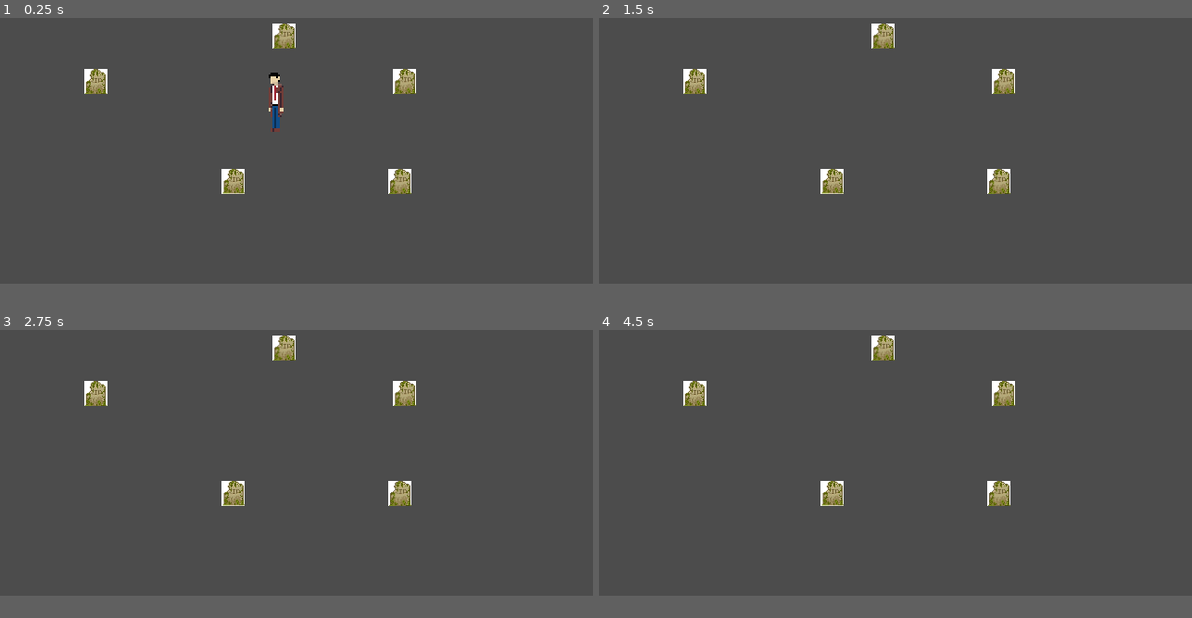
Above: before the commit, frames 1-4 (two rows, left to right).
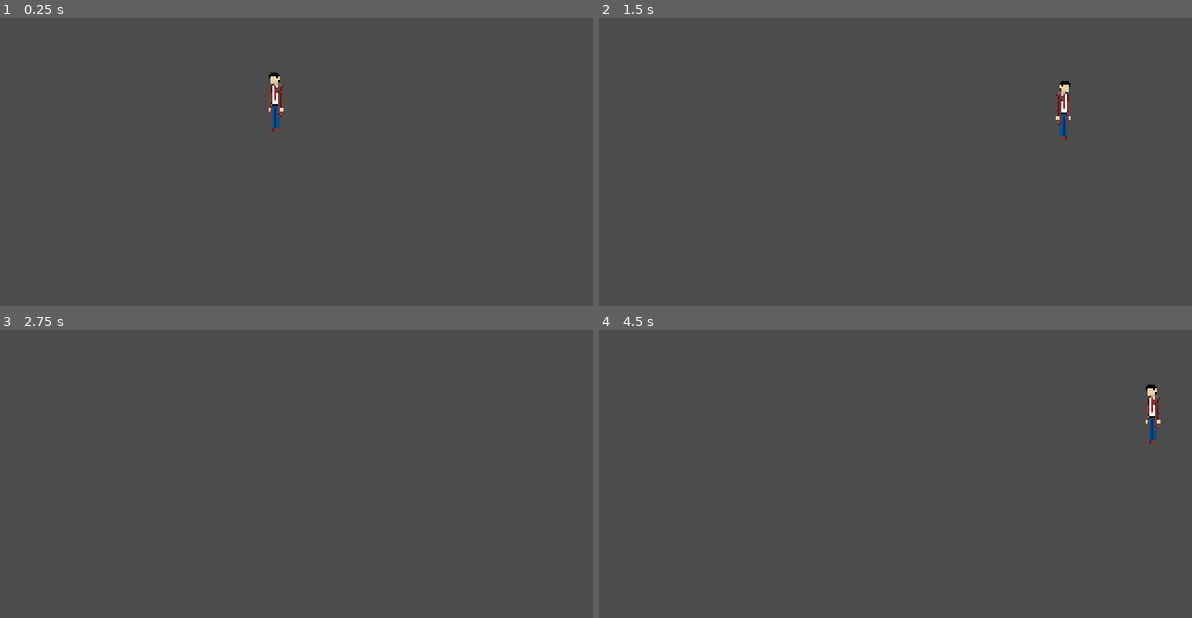
Above: after the commit, the same moments.

Repository: NamStalker/JacobsAdventure2D
Game: Godot game, scene res://World.tscn
The game is run twice, just before and just after one commit, with the same random seed, the same clock (stepped at 60 frames per second) and the same inputs.
Inputs:
- Up to frame 1 (0.25 s): no input
- Up to frame 2 (1.5 s): tap Enter at 0.5 s; hold Right (ui_right) 0.53-1.28 s; hold Shift (run) 0.53-1.28 s; hold Down (ui_down) from 1.28 s (still down); tap Shift (run) at 1.35 s
- Up to frame 3 (2.75 s): release Down (ui_down) at 2.03 s; hold Right (ui_right) from 2.03 s (still down); hold Shift (run) from 2.03 s (still down)
- Up to frame 4 (4.5 s): release Right (ui_right) at 2.78 s; release Shift (run) at 2.78 s; hold Up (ui_up) 2.78-3.53 s; tap Shift (run) at 2.85, 4.35 s; tap Space at 3.5 s; hold Shift (run) 3.53-4.28 s; hold Left (ui_left) from 3.53 s (still down); tap Enter at 4.25 s
In our replay, the window is 640x360 before the commit and 640x384 after it. These sizes can differ from the game's own. Grey fills any space a smaller window leaves; there, only what the larger window draws over its background counts as a difference.

The runs differ from the first frame. In frame 1, 1.7% of the frame differs, in the area x 14-71%, y 1-62%; in frame 2, 2.1%, in the area x 14-80%, y 1-62%; in frame 3, 1.7%; in frame 4, 2.1%.

Commit message:
removing unneeded things and resetting file structure for now

Diff:
--- a/Player/Player.gd
+++ b/Player/Player.gd
@@ -6,6 +6,7 @@
 var _acceleration = 300
 var _friction = _acceleration * 3
 var _shiftMod = 1
+var _runEnabled = false
 
 var _velocity = Vector2.ZERO
 
@@ -35,7 +36,7 @@
 		#elif _lastDir == 2 || _lastDir == 3:
 			#_sprite.play("idle_side")
 
-	if Input.is_action_pressed("run"):
+	if Input.is_action_pressed("run") && _runEnabled:
 		_shiftMod = 2
 		_sprite.speed_scale = 2
 	elif Input.is_action_just_released("run"):
--- a/World.tscn
+++ b/World.tscn
@@ -1,24 +1,15 @@
-[gd_scene load_steps=3 format=2]
+[gd_scene load_steps=2 format=2]
 
 [ext_resource path="res://Player/Player.tscn" type="PackedScene" id=1]
-[ext_resource path="res://grave_marker.tscn" type="PackedScene" id=2]
 
-[node name="World" type="YSort"]
+[node name="World" type="Node2D"]
 
-[node name="Player" parent="." instance=ExtResource( 1 )]
+[node name="TileMap" type="TileMap" parent="."]
+scale = Vector2( 0.5, 0.5 )
+cell_size = Vector2( 32, 32 )
+format = 1
+
+[node name="YSort" type="YSort" parent="."]
+
+[node name="Player" parent="YSort" instance=ExtResource( 1 )]
 position = Vector2( 149, 95 )
-
-[node name="grave_marker2" parent="." instance=ExtResource( 2 )]
-position = Vector2( 215.833, 124.708 )
-
-[node name="grave_marker3" parent="." instance=ExtResource( 2 )]
-position = Vector2( 218.426, 70.7322 )
-
-[node name="grave_marker4" parent="." instance=ExtResource( 2 )]
-position = Vector2( 153.372, 46.2191 )
-
-[node name="grave_marker5" parent="." instance=ExtResource( 2 )]
-position = Vector2( 125.976, 124.541 )
-
-[node name="grave_marker" parent="." instance=ExtResource( 2 )]
-position = Vector2( 51.5195, 70.9756 )
--- a/project.godot
+++ b/project.godot
@@ -17,7 +17,7 @@
 [display]
 
 window/size/width=320
-window/size/height=180
+window/size/height=192
 window/stretch/mode="2d"
 
 [input]
Binary file added: Assets/TX Plant.png
Not shown, added: Assets/TX Plant.png.import
Binary file added: Assets/TX Player.png
Not shown, added: Assets/TX Player.png.import
Binary file added: Assets/TX Props.png
Not shown, added: Assets/TX Props.png.import
Binary file added: Assets/TX Shadow Plant.png
Not shown, added: Assets/TX Shadow Plant.png.import
Binary file added: Assets/TX Shadow.png
Not shown, added: Assets/TX Shadow.png.import
Binary file added: Assets/TX Struct.png
Not shown, added: Assets/TX Struct.png.import
(and 6 more such lines)
